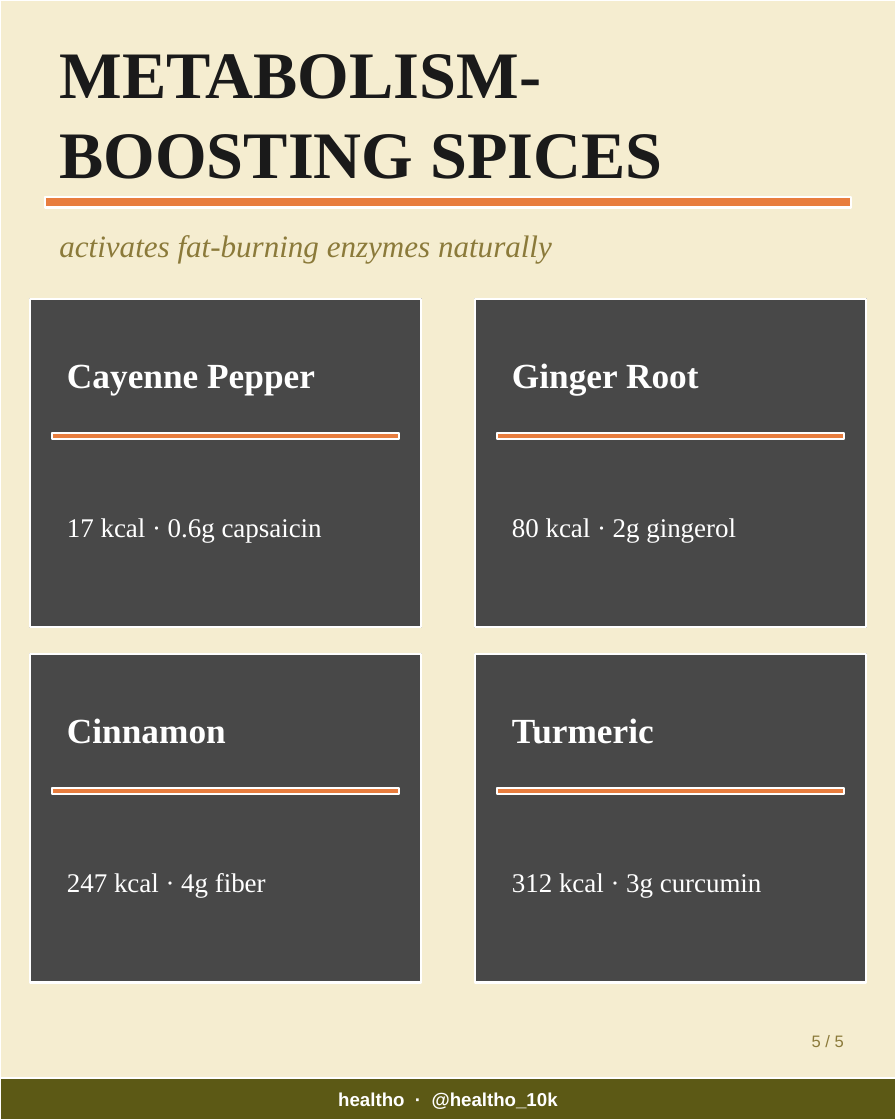
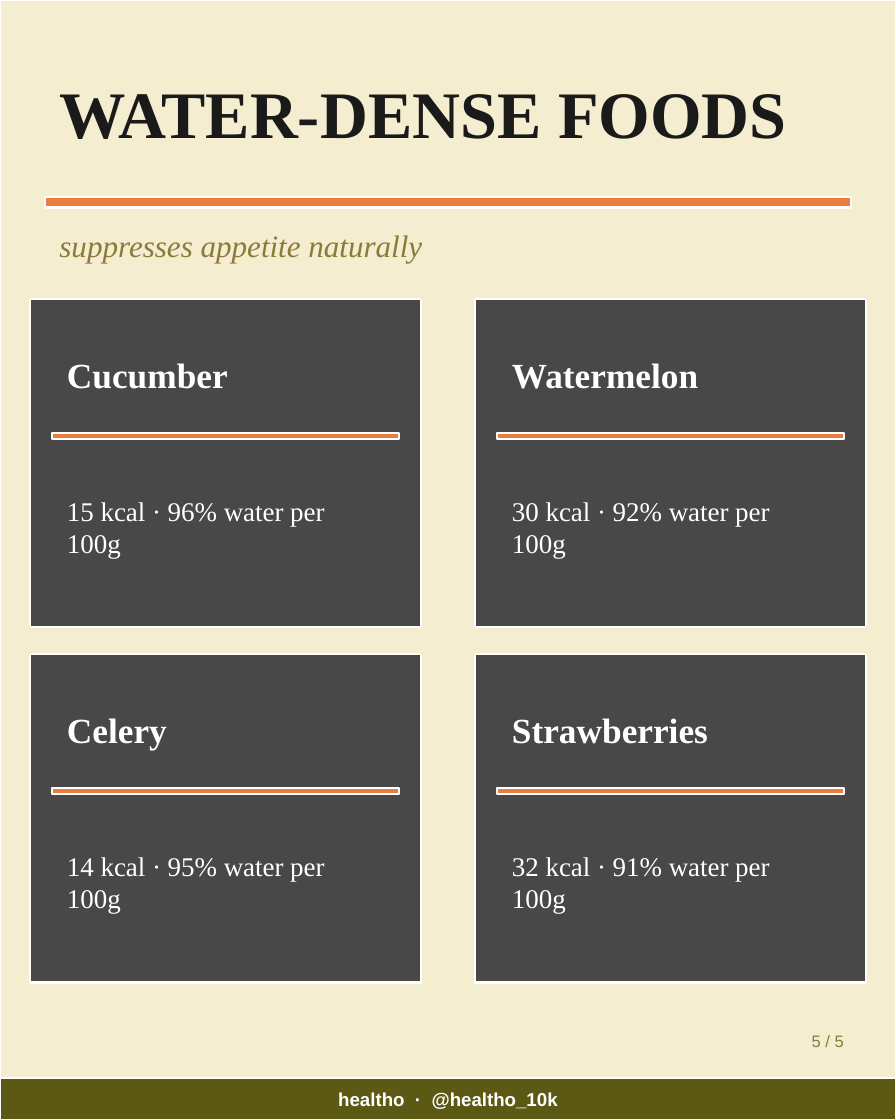
Before and after one commit to healtho-app/healtho, a slide deck: slide 5 of automation/output/latest-carousel.pptx. Drawn at 896x1120 pixels with LibreOffice and Linux fonts; fonts in the diff are those of the drawing; grey boxes stand for pictures. Boxes give left, top, right and bottom in pixels: in the first picture for what was removed or moved away, otherwise in the second. Text is boxed around its words. In the diff, an @@ line names an element or a change of style, - is before the commit and + after.

```diff
--- a/automation/output/latest-carousel.pptx
+++ b/automation/output/latest-carousel.pptx
@@ text at (x1=59, y1=94, x2=787, y2=139): text changed @@
-METABOLISM-BOOSTING SPICES
+WATER-DENSE FOODS
@@ text at (x1=59, y1=235, x2=422, y2=263): text changed @@
-activates fat-burning enzymes naturally
+suppresses appetite naturally
@@ text at (x1=67, y1=363, x2=228, y2=389): text changed @@
-Cayenne Pepper
+Cucumber
@@ text at (x1=512, y1=363, x2=698, y2=389): text changed @@
-Ginger Root
+Watermelon
@@ text at (x1=67, y1=502, x2=324, y2=558): text changed @@
-17 kcal · 0.6g capsaicin
+15 kcal · 96% water per 100g
@@ text at (x1=512, y1=502, x2=769, y2=558): text changed @@
-80 kcal · 2g gingerol
+30 kcal · 92% water per 100g
@@ text at (x1=67, y1=718, x2=167, y2=750): text changed @@
-Cinnamon
+Celery
@@ text at (x1=512, y1=718, x2=708, y2=744): text changed @@
-Turmeric
+Strawberries
@@ text at (x1=67, y1=857, x2=324, y2=914): text changed @@
-247 kcal · 4g fiber
+14 kcal · 95% water per 100g
@@ text at (x1=512, y1=857, x2=769, y2=914): text changed @@
-312 kcal · 3g curcumin
+32 kcal · 91% water per 100g
```
Also in this commit, not shown: 4 other slides changed, 5 other files.
